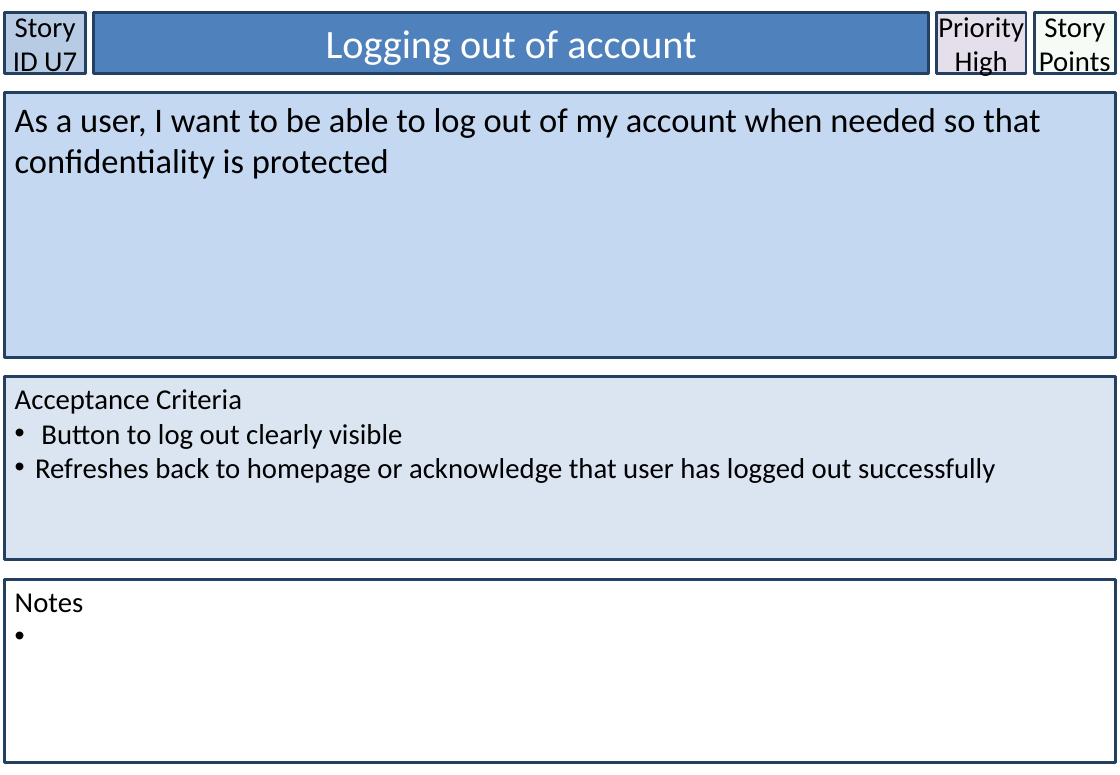
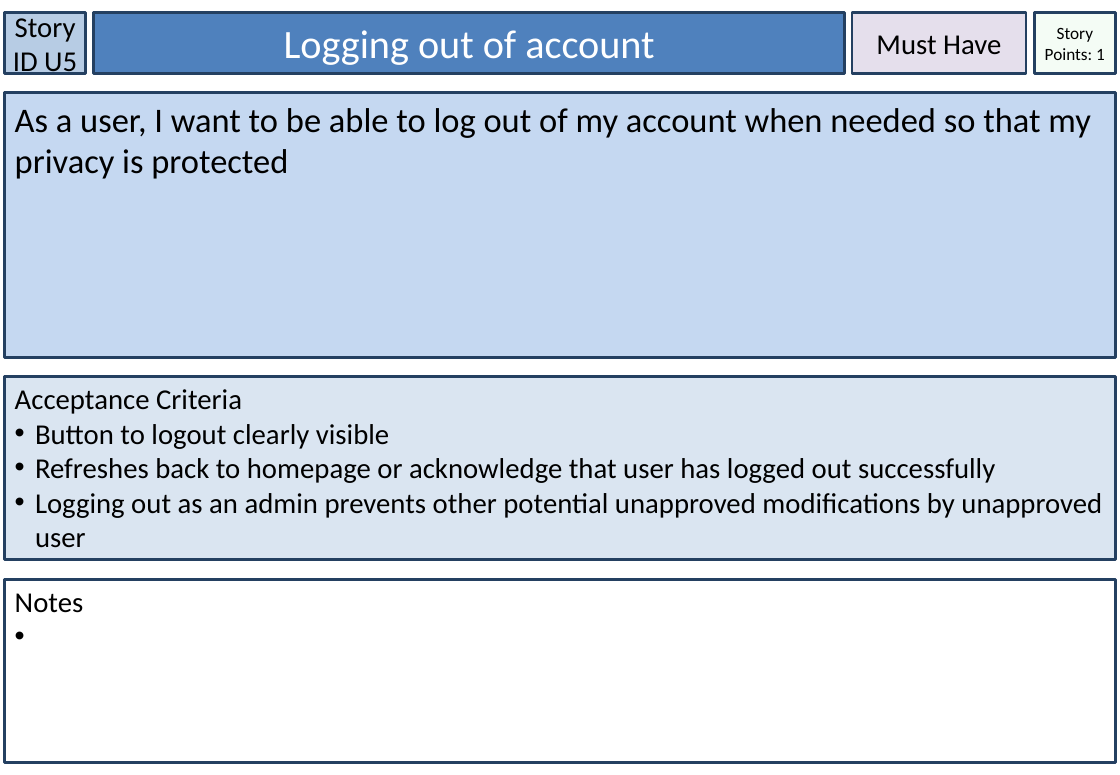
Before and after one commit to LaineBuraga/Discover-Brisbane, a slide deck: slide 6 of User Stories.pptx (slide 8 before the commit). Drawn at 1120x775 pixels with LibreOffice and Linux fonts; fonts in the diff are those of the drawing. Boxes give left, top, right and bottom in pixels: in the first picture for what was removed or moved away, otherwise in the second. Text is boxed around its words. In the diff, an @@ line names an element or a change of style, - is before the commit and + after.

Commit message:
[15/08] latest update on backlog, release sprint plan and user stories

```diff
--- a/User Stories.pptx
+++ b/User Stories.pptx
@@ text in rectangle at [13,13,77,78]: text changed @@
-Story ID U7
+Story ID U5
@@ rectangle "Logging out of account": place and size @@
-rectangle "Logging out of account" at [94,12,929,73]
+rectangle "Logging out of account" at [94,12,845,73]
@@ rectangle added at [852,12,1026,73], fill #E5DFEC, outline #244061 2 pt, 20 pt, text #000000 @@
+Must Have
@@ rectangle removed at [937,12,1027,73] @@
-Priority
-High
@@ text in rectangle at [1045,28,1105,60]: text changed; size 20 to 12 pt @@
-Story Points
+Story Points: 1
@@ text in rectangle at [15,108,1091,179]: text changed @@
-As a user, I want to be able to log out of my account when needed so that confidentiality is protected
+As a user, I want to be able to log out of my account when needed so that my privacy is protected
@@ text in rectangle at [35,424,389,449]: spaces changed @@
-• Button to log out clearly visible
+• Button to logout clearly visible
@@ text in rectangle at [35,493,1102,548]: paragraph added @@
+• Logging out as an admin prevents other potential unapproved modifications by unapproved user
```
Also in this commit, not shown: 13 other slides changed, 1 slide added, 19 slides removed, 2 other files.
